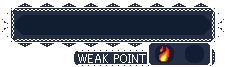
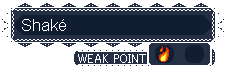
The second 225 x 67 image is a revision of the first. Changes to its layers:
renamed "Pasted Layer" to "Shaké", showed it, moved it above "BG", painted on it over [22, 19, 66, 31]
